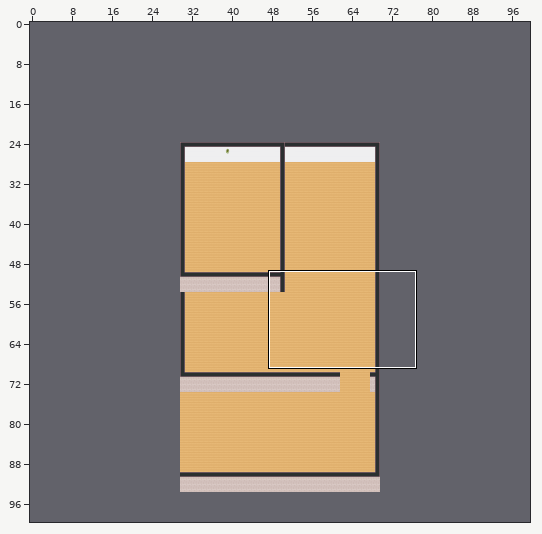
Two versions of a level (Tiled map (JSON), i-unit-Startermap.tmj). The picture above shows the old version from afar; the outline marks the close-up.
Close-up. Before the edit:
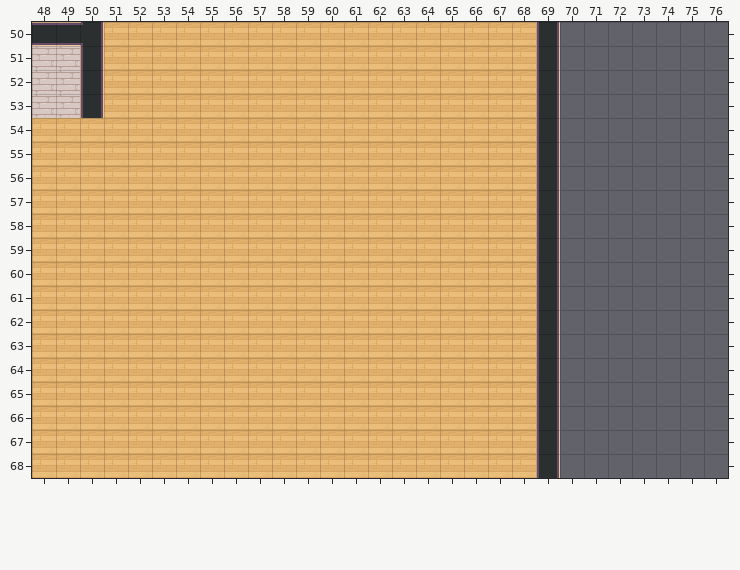
Cells are 32x32 px. Shown: x 48..76, y 50..68. The commit also changed other parts of the map, which this record leaves out. The old version is drawn lined up with the new one.
After:
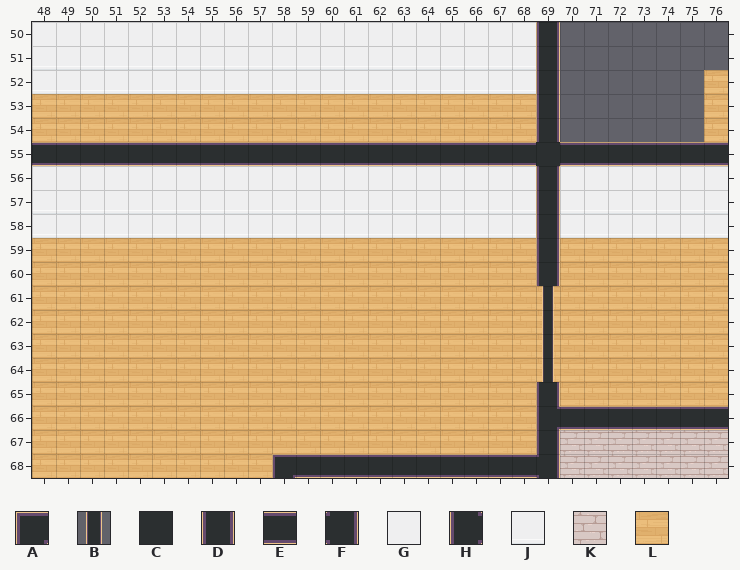
Key: from "WA_Room_Builder": A 28, B 36, C 100, D 102, E 104, F 158, G 203, H 218, J 228, K 310, L 350.
_ is an empty cell.
Diff:
map size 40x70 -> 100x100 cells (old content now starts at 30,24; both pictures use the new coordinates)
Layer "floor/floor1":
y 52..54: x 76 _ -> L
y 59..65: x 70..76 _______ -> LLLLLLL
Layer "walls/walls1":
y 50: x 48..68 EEF__________________ -> GGGGGGGGGGGGGGGGGGGGG
y 51..52: x 48..68 KKD__________________ -> JJJJJJJJJJJJJJJJJJJJJ
y 53: x 48..50 KKD -> ___
y 55: x 48..76 _____________________D_______ -> EEEEEEEEEEEEEEEEEEEEECEEEEEEE
y 56: x 48..68 _____________________ -> GGGGGGGGGGGGGGGGGGGGG; x 70..76 _______ -> GGGGGGG
y 57..58: x 48..68 _____________________ -> JJJJJJJJJJJJJJJJJJJJJ; x 70..76 _______ -> JJJJJJJ
y 61..64: x 69 D -> B
y 66: x 69..76 D_______ -> HEEEEEEE
y 67: x 70..76 _______ -> KKKKKKK
y 68: x 58..76 ___________D_______ -> AEEEEEEEEEEFKKKKKKK
